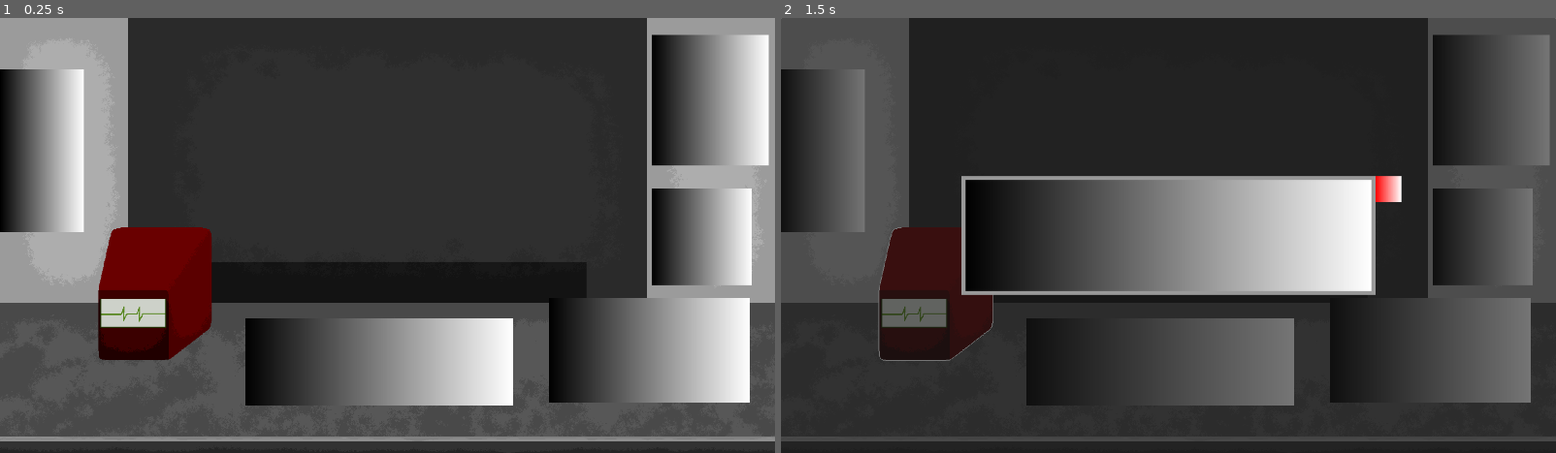
Above: before the commit, frames 1-2 (left to right).
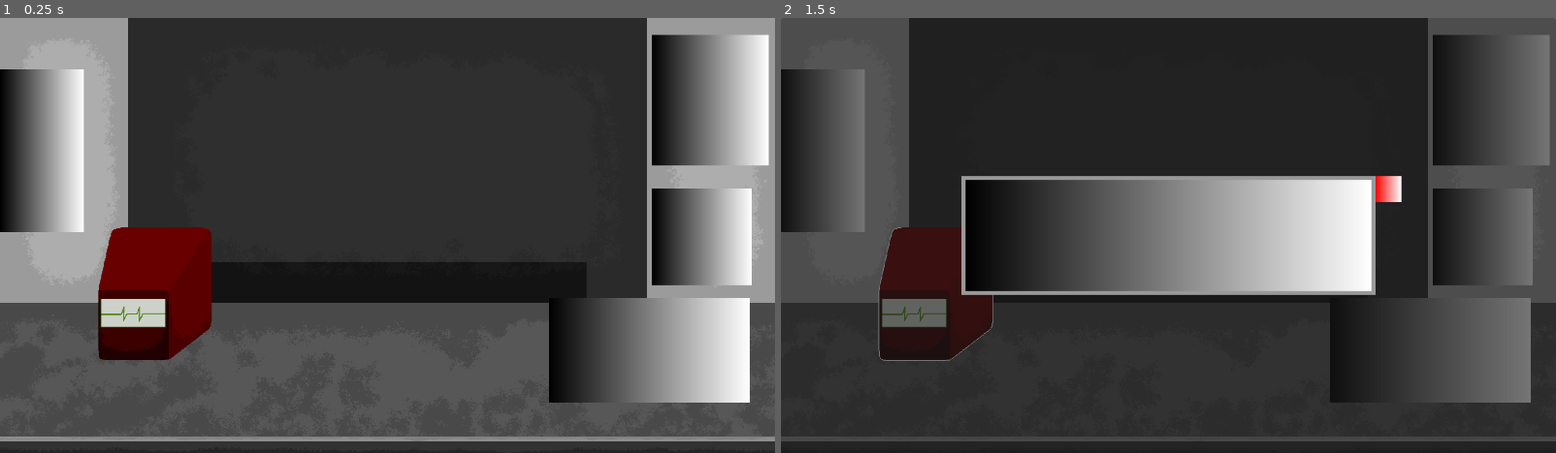
Above: after the commit, the same moments.

Repository: Blulow/brackeysjam
Game: Godot game, scene res://scenes/game.tscn
Same seed, same stepped clock (60 frames per second), same inputs: the game is played once before the commit and once after it.
Inputs (mouse positions are in pixels of both pictures, inside the frame that each line leads up to):
- Up to frame 1 (0.25 s): no input
- Up to frame 2 (1.5 s): tap Enter at 0.5 s; move the mouse to (936, 292) at 0.52 s; click (936, 292) at 0.67 s; tap Space at 1.25 s; move the mouse to (819, 148) at 1.27 s; click (819, 148) at 1.42 s

The runs differ from the first frame. In frame 1, 5.6% of the frame differs, in the area x 31-67%, y 69-90%; in frame 2, 3.5%.

Commit message:
add: paper spawning, editing, giving

Diff:
--- a/scenes/game.tscn
+++ b/scenes/game.tscn
@@ -4,7 +4,6 @@
 [ext_resource type="Texture2D" uid="uid://h2rxhgqlt3u" path="res://assets/images/fg.png" id="2_yqjtg"]
 [ext_resource type="PackedScene" uid="uid://cioaxeqrxi2tg" path="res://scenes/objects/heart_rate_detector.tscn" id="3_lnu2h"]
 [ext_resource type="PackedScene" uid="uid://smppy1iqms45" path="res://scenes/objects/tv.tscn" id="4_lbhrr"]
-[ext_resource type="PackedScene" uid="uid://bvo714udmqaqw" path="res://scenes/objects/paper.tscn" id="5_iywne"]
 [ext_resource type="PackedScene" uid="uid://cqbksjfi86dqh" path="res://scenes/objects/rule.tscn" id="6_p57ef"]
 [ext_resource type="PackedScene" uid="uid://ccwqilakya26o" path="res://scenes/objects/phone.tscn" id="7_gee14"]
 [ext_resource type="PackedScene" uid="uid://cq7l2ff0kkbfc" path="res://scenes/objects/papers.tscn" id="8_0tnpc"]
@@ -27,9 +26,6 @@
 [node name="TV" parent="World" unique_id=330125472 instance=ExtResource("4_lbhrr")]
 position = Vector2(-856, -211)
 
-[node name="Paper" parent="World" unique_id=885389089 instance=ExtResource("5_iywne")]
-position = Vector2(-21, 314)
-
 [node name="Rule" parent="World" unique_id=1107970536 instance=ExtResource("6_p57ef")]
 position = Vector2(800, -336)
 
--- a/scenes/objects/paper.tscn
+++ b/scenes/objects/paper.tscn
@@ -1,10 +1,10 @@
 [gd_scene format=3 uid="uid://bvo714udmqaqw"]
 
+[ext_resource type="Script" uid="uid://d2hbeo5n4e5v7" path="res://scripts/objects/paper.gd" id="1_7jphx"]
 [ext_resource type="Shader" uid="uid://bw5ewe3knewbx" path="res://assets/shaders/outline.gdshader" id="1_45wan"]
 [ext_resource type="PackedScene" uid="uid://hc02c5uwjpoi" path="res://scenes/components/selectable_component.tscn" id="2_7jphx"]
 [ext_resource type="PackedScene" uid="uid://bmjjkm0ml1gmd" path="res://scenes/components/ui/popup_ui_component.tscn" id="3_d5hb7"]
 [ext_resource type="PackedScene" uid="uid://cawt112f72j2j" path="res://scenes/popup_ui/paper_popup.tscn" id="4_45wan"]
-[ext_resource type="PackedScene" uid="uid://pgwfcdoksmc5" path="res://scenes/components/selectable_popup_component.tscn" id="5_mkyos"]
 
 [sub_resource type="ShaderMaterial" id="ShaderMaterial_puc5w"]
 shader = ExtResource("1_45wan")
@@ -23,7 +23,20 @@
 width = 664
 height = 216
 
+[sub_resource type="Gradient" id="Gradient_45wan"]
+
+[sub_resource type="GradientTexture2D" id="GradientTexture2D_7jphx"]
+gradient = SubResource("Gradient_45wan")
+width = 180
+
+[sub_resource type="Gradient" id="Gradient_7jphx"]
+
+[sub_resource type="GradientTexture2D" id="GradientTexture2D_d5hb7"]
+gradient = SubResource("Gradient_7jphx")
+width = 180
+
 [node name="Paper" type="Node2D" unique_id=425908746]
+script = ExtResource("1_7jphx")
 
 [node name="Sprite2D" type="Sprite2D" parent="." unique_id=304575131]
 material = SubResource("ShaderMaterial_puc5w")
@@ -39,6 +52,70 @@
 [node name="PopupUiComponent" parent="." unique_id=1021774612 instance=ExtResource("3_d5hb7")]
 ui = ExtResource("4_45wan")
 
-[node name="SelectablePopupComponent" parent="." unique_id=1963949682 instance=ExtResource("5_mkyos")]
+[node name="Buttons" type="Control" parent="." unique_id=1372304065]
+layout_mode = 3
+anchors_preset = 0
+offset_left = -20.0
+offset_top = 130.0
+offset_right = 20.0
+offset_bottom = 170.0
 
+[node name="HBoxContainer" type="HBoxContainer" parent="Buttons" unique_id=1370943975]
+layout_mode = 1
+anchors_preset = 8
+anchor_left = 0.5
+anchor_top = 0.5
+anchor_right = 0.5
+anchor_bottom = 0.5
+offset_left = -182.0
+offset_top = -32.0
+offset_right = 182.0
+offset_bottom = 32.0
+grow_horizontal = 2
+grow_vertical = 2
+theme_override_constants/separation = 115
+
+[node name="Edit" type="TextureButton" parent="Buttons/HBoxContainer" unique_id=1975369447]
+layout_mode = 2
+texture_normal = SubResource("GradientTexture2D_7jphx")
+
+[node name="Label" type="Label" parent="Buttons/HBoxContainer/Edit" unique_id=359612333]
+layout_mode = 1
+anchors_preset = 8
+anchor_left = 0.5
+anchor_top = 0.5
+anchor_right = 0.5
+anchor_bottom = 0.5
+offset_left = -20.0
+offset_top = -11.5
+offset_right = 20.0
+offset_bottom = 11.5
+grow_horizontal = 2
+grow_vertical = 2
+theme_override_font_sizes/font_size = 28
+text = "Edit"
+
+[node name="Give" type="TextureButton" parent="Buttons/HBoxContainer" unique_id=269115011]
+layout_mode = 2
+texture_normal = SubResource("GradientTexture2D_d5hb7")
+
+[node name="Label" type="Label" parent="Buttons/HBoxContainer/Give" unique_id=440563257]
+layout_mode = 1
+anchors_preset = 8
+anchor_left = 0.5
+anchor_top = 0.5
+anchor_right = 0.5
+anchor_bottom = 0.5
+offset_left = -17.0
+offset_top = -11.5
+offset_right = 17.0
+offset_bottom = 11.5
+grow_horizontal = 2
+grow_vertical = 2
+theme_override_font_sizes/font_size = 28
+text = "Give"
+
+[connection signal="clicked" from="SelectableComponent" to="." method="_on_clicked"]
 [connection signal="input_event" from="SelectableComponent" to="." method="_on_selectable_component_input_event"]
+[connection signal="pressed" from="Buttons/HBoxContainer/Edit" to="." method="_on_edit_pressed"]
+[connection signal="pressed" from="Buttons/HBoxContainer/Give" to="." method="_on_give_pressed"]
--- /dev/null
+++ b/scripts/objects/paper.gd
@@ -0,0 +1,33 @@
+extends Node2D
+
+@onready var buttons: Control = $Buttons
+
+var button_show: bool = false
+
+func _ready() -> void:
+	buttons.scale = Vector2.ZERO
+
+func _on_clicked() -> void:
+	if button_show: hide_buttons()
+	else: show_buttons()
+
+func show_buttons() -> void:
+	buttons.visible = true
+	var tween: Tween = create_tween()
+	tween.tween_property(buttons, "scale", Vector2.ONE, 0.1)
+	button_show = true
+
+func hide_buttons() -> void:
+	var tween: Tween = create_tween()
+	tween.tween_property(buttons, "scale", Vector2.ZERO, 0.1)
+	await tween.finished
+	buttons.visible = false
+	button_show = false
+
+func _on_edit_pressed() -> void:
+	$PopupUiComponent.show_ui()
+	hide_buttons()
+
+func _on_give_pressed() -> void:
+	await hide_buttons()
+	queue_free()
--- a/scripts/objects/papers.gd
+++ b/scripts/objects/papers.gd
@@ -1,4 +1,13 @@
 extends Node2D
 
 func _on_clicked() -> void:
-	pass #spawn new paper
+	spawn_paper()
+
+func spawn_paper() -> void:
+	var world: Node2D = get_tree().get_root().find_child("World", true, false)
+	if world.has_node("Paper"): return #already has paper
+
+	var paper: Node2D = preload("res://scenes/objects/paper.tscn").instantiate()
+	world.add_child(paper)
+
+	paper.global_position = Vector2(-21.0, 314.0)
Not shown, added: scripts/objects/paper.gd.uid
